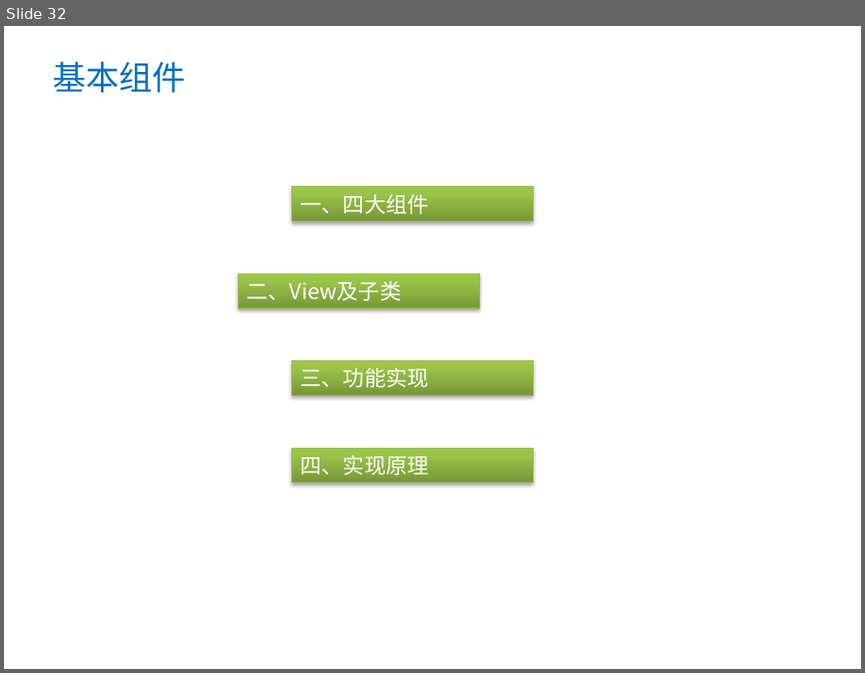
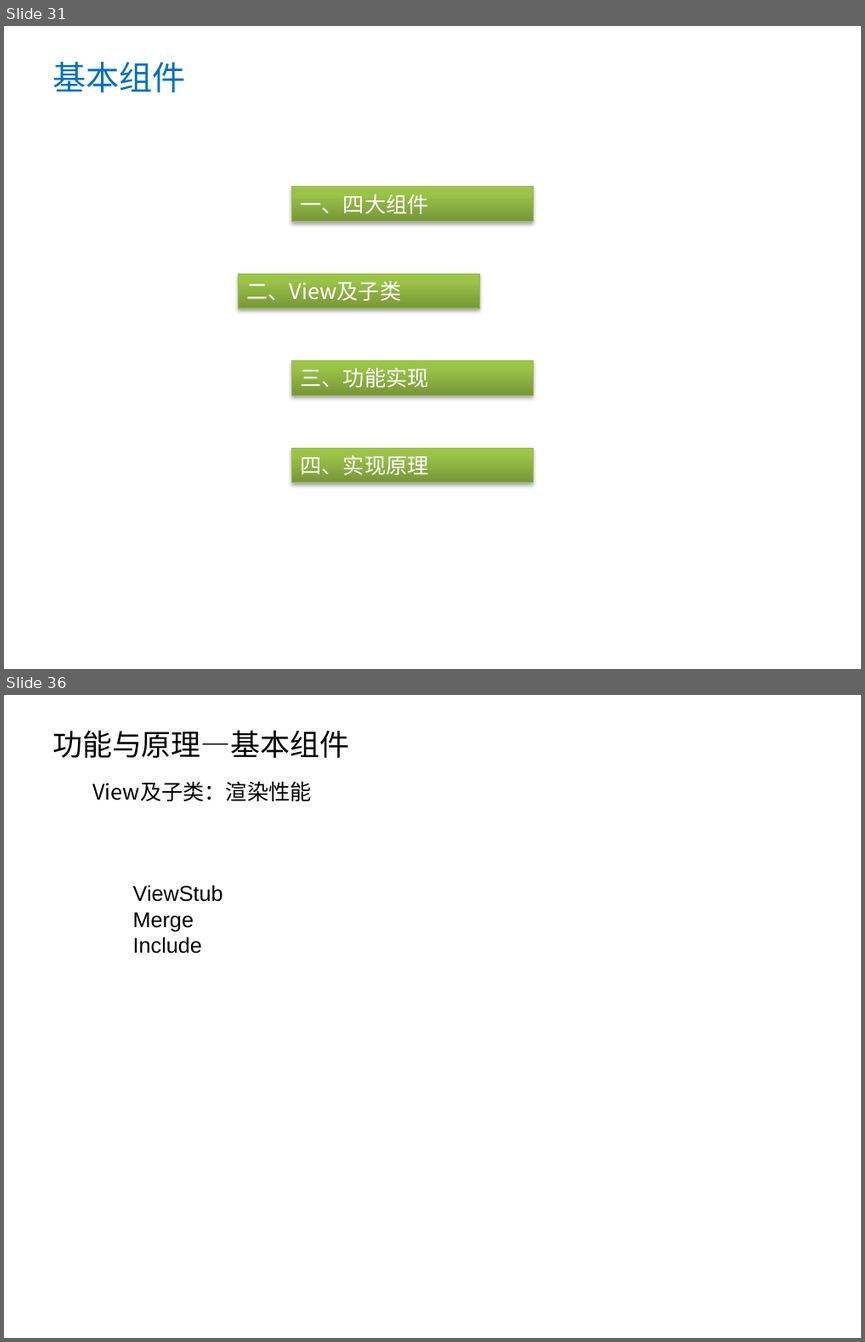
Before and after one commit to jacpy/samples, a slide deck: docs/ppt/android基础资料分享.pptx. Shown one above the other, each under a label of ours: slide 32 before the commit, slides 31 and 36 after it; the slides between them are not shown. The pictures are 865x673 and 865x1342 pixels, drawn with LibreOffice and Linux fonts; fonts in the diff are those of the drawing; background and template pictures are left out. Boxes give left, top, right and bottom in pixels: in the first picture for what was removed or moved away, otherwise in the second. Text is boxed around its words. In the diff, an @@ line names an element or a change of style, - is before the commit and + after.

```diff
--- a/docs/ppt/android基础资料分享.pptx
+++ b/docs/ppt/android基础资料分享.pptx
@@ slide 36 added at (4, 695, 861, 1338), background picture (left out) @@
@@ text added at (52, 730, 350, 758), 25 pt, text #000000 @@
+功能与原理—基本组件
@@ text added at (92, 781, 311, 801), 18 pt, text #000000 @@
+View及子类：渲染性能
@@ text added at (133, 885, 223, 953), 18 pt, text #000000 @@
+ViewStub
+Merge
+Include
@@ what was slide 32 is now slide 31 @@
```
Also in this commit, not shown: 5 slides changed, 19 other slides added, 1 slide removed, 1 other file.
